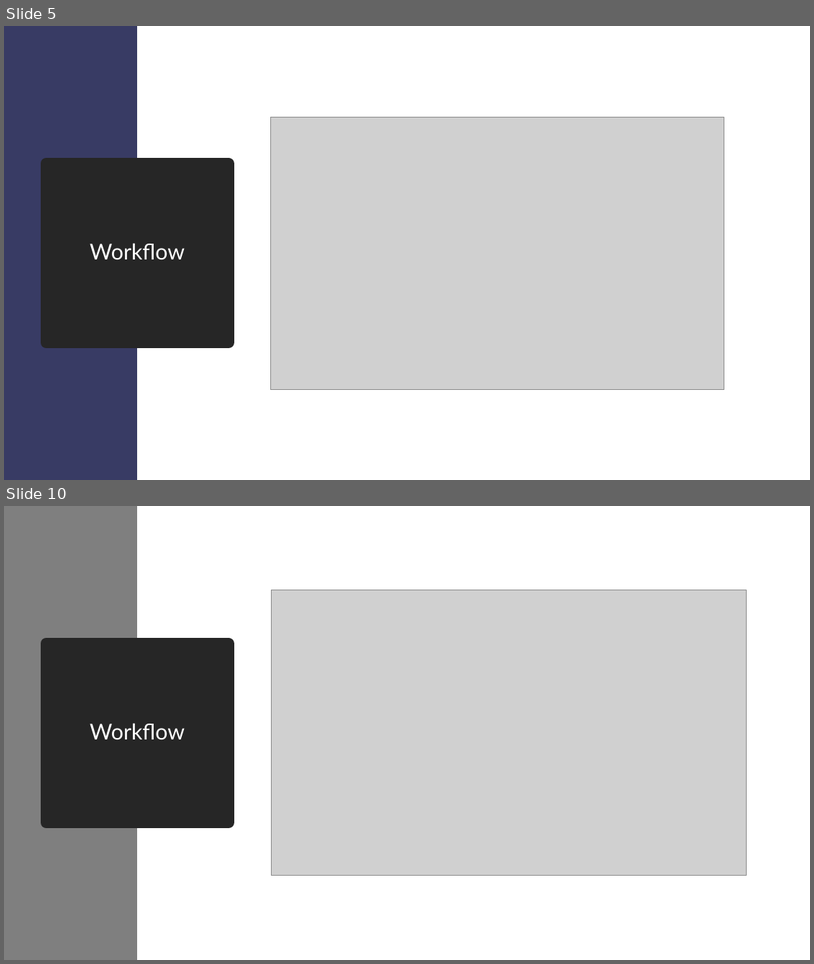
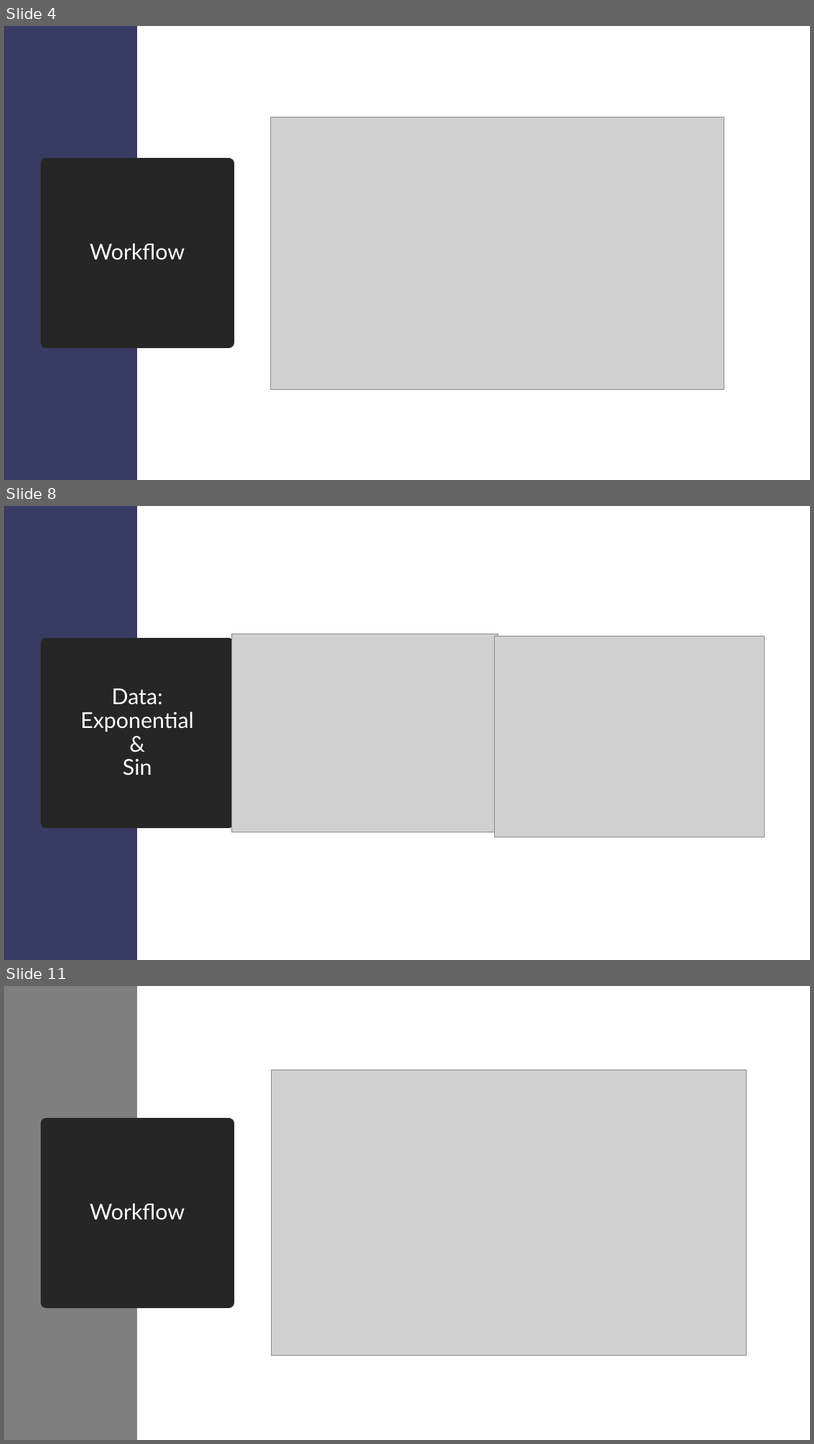
Before and after one commit to EmmaDirk/MachineLearning-BCA, a slide deck: Presentations/Presentation_11_18_25.pptx. Shown one above the other, each under a label of ours: slides 5 and 10 before the commit, slides 4, 8 and 11 after it; the slides between them are not shown. The pictures are 814x964 and 814x1444 pixels, drawn with LibreOffice and Linux fonts; fonts in the diff are those of the drawing; grey boxes stand for pictures. Boxes give left, top, right and bottom in pixels: in the first picture for what was removed or moved away, otherwise in the second. Text is boxed around its words. In the diff, an @@ line names an element or a change of style, - is before the commit and + after.

```diff
--- a/Presentations/Presentation_11_18_25.pptx
+++ b/Presentations/Presentation_11_18_25.pptx
@@ slide 8 added at (x1=4, y1=506, x2=810, y2=960), background #FFFFFF @@
@@ rectangle added at (x1=4, y1=506, x2=137, y2=960), fill #383B64 @@
@@ picture added at (x1=232, y1=633, x2=498, y2=832) @@
@@ title added at (x1=46, y1=644, x2=229, y2=822), fill #262626, outline #262626 13.75 pt, 26 pt, text #FFFFFF @@
+Data:
+Exponential
+&
+Sin
@@ picture added at (x1=495, y1=636, x2=765, y2=837) @@
@@ what was slide 5 is now slide 4 @@
@@ what was slide 10 is now slide 11 @@
```
Also in this commit, not shown: 4 slides changed, 1 other slide added, 1 slide removed, 4 other files.
